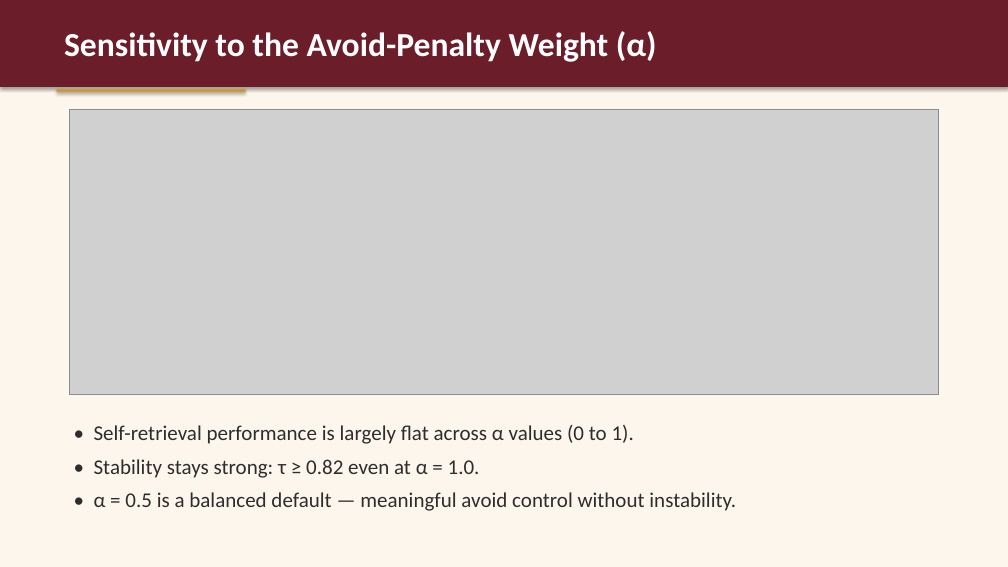
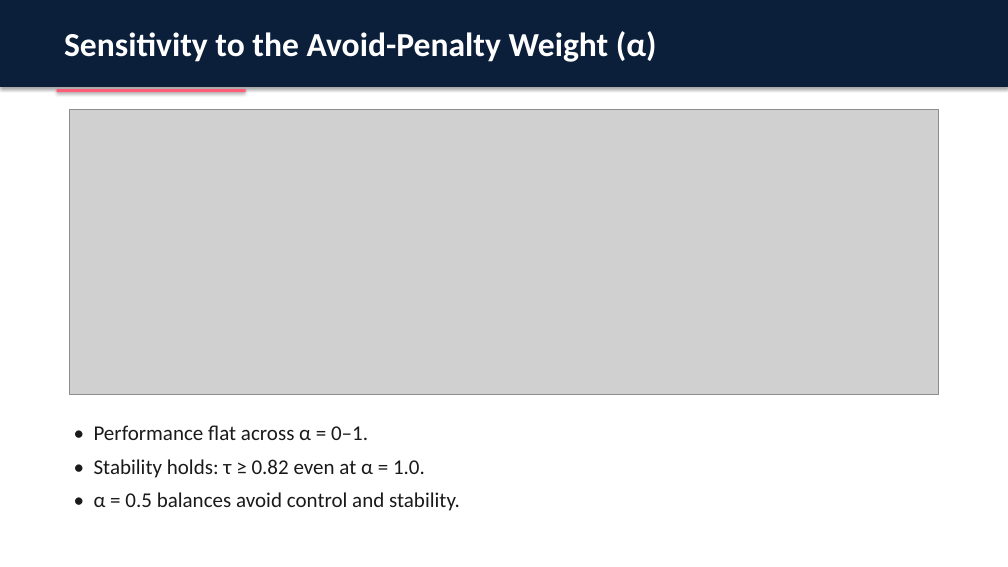
Before and after one commit to mad1rose/tessituragram_vocal_repertoire_recommendations, a slide deck: slide 12 of CADSCOM_PRESENTATION/CADSCOM_2026_Presentation.pptx. Drawn at 1008x567 pixels with LibreOffice and Linux fonts; fonts in the diff are those of the drawing; grey boxes stand for pictures. Boxes give left, top, right and bottom in pixels: in the first picture for what was removed or moved away, otherwise in the second. Text is boxed around its words. In the diff, an @@ line names an element or a change of style, - is before the commit and + after.

```diff
--- a/CADSCOM_PRESENTATION/CADSCOM_2026_Presentation.pptx
+++ b/CADSCOM_PRESENTATION/CADSCOM_2026_Presentation.pptx
@@ background #FDF6EC to #FFFFFF @@
@@ rectangle at (0, 0, 1008, 87): fill #6B1D2A to #0B1F3B @@
@@ rectangle at (57, 89, 246, 92): fill #C59B3F to #FF5D7A @@
@@ text at (94, 425, 460, 511): text changed; text colour #2D2D2D to #1A1A1A @@
-• Self-retrieval performance is largely flat across α values (0 to 1).
-• Stability stays strong: τ ≥ 0.82 even at α = 1.0.
-• α = 0.5 is a balanced default — meaningful avoid control without instability.
+• Performance flat across α = 0–1.
+• Stability holds: τ ≥ 0.82 even at α = 1.0.
+• α = 0.5 balances avoid control and stability.
```
Also in this commit, not shown: 12 other slides changed, 3 slides added, 3 slides removed, 4 other files.
